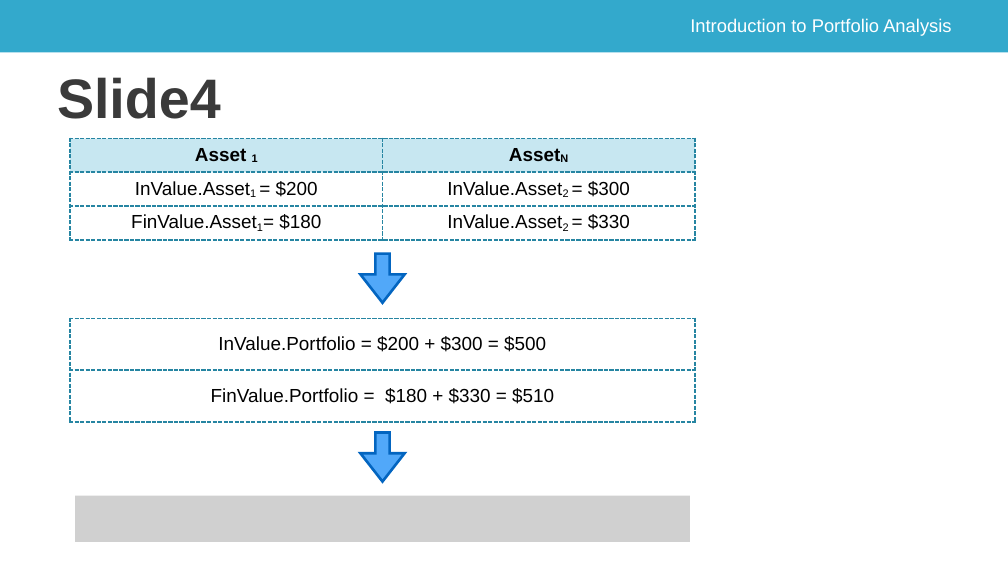
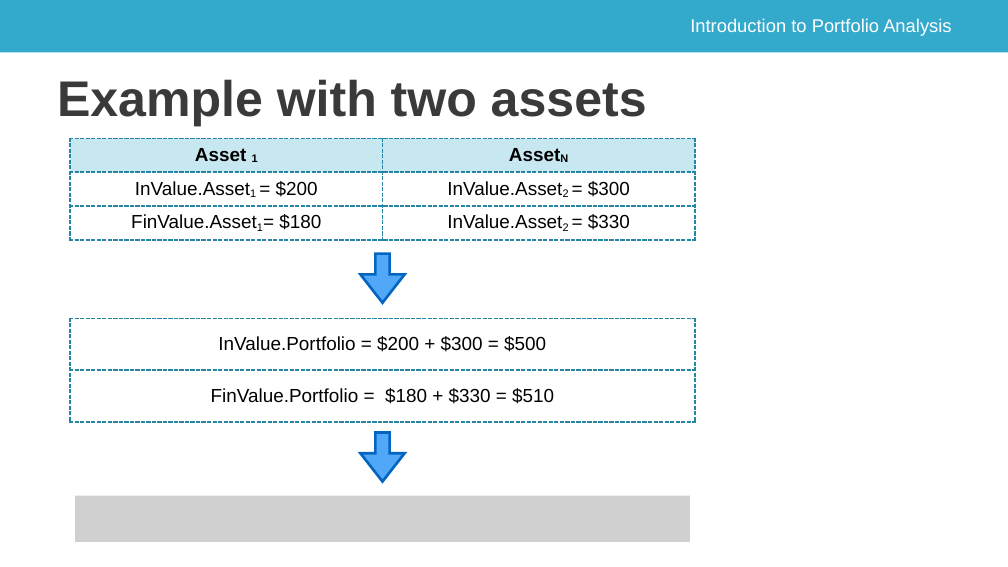
Before and after one commit to saciestudio/courses-intro-portfolio-analysis, a slide deck: slide 6 of scripts/ch_1_video_3.pptx (slide 4 before the commit). Drawn at 1008x567 pixels with LibreOffice and Linux fonts; fonts in the diff are those of the drawing; grey boxes stand for pictures; background and template pictures are left out. Boxes give left, top, right and bottom in pixels: in the first picture for what was removed or moved away, otherwise in the second. Text is boxed around its words. In the diff, an @@ line names an element or a change of style, - is before the commit and + after.

```diff
--- a/scripts/ch_1_video_3.pptx
+++ b/scripts/ch_1_video_3.pptx
@@ title at (57, 79, 647, 126): text changed; size 106 to 95.4 pt @@
-Slide4
+Example with two assets
```
Also in this commit, not shown: 4 other slides changed, 5 slides added, 1 slide removed, 2 other files.
